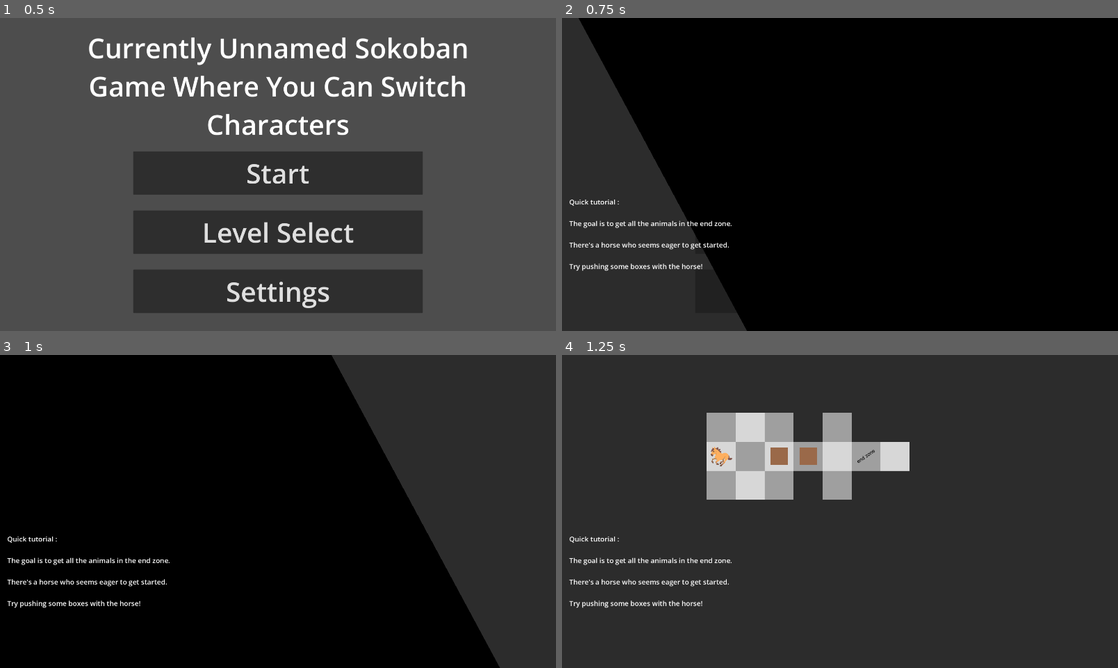
Above: before the commit, frames 1-4 (two rows, left to right).
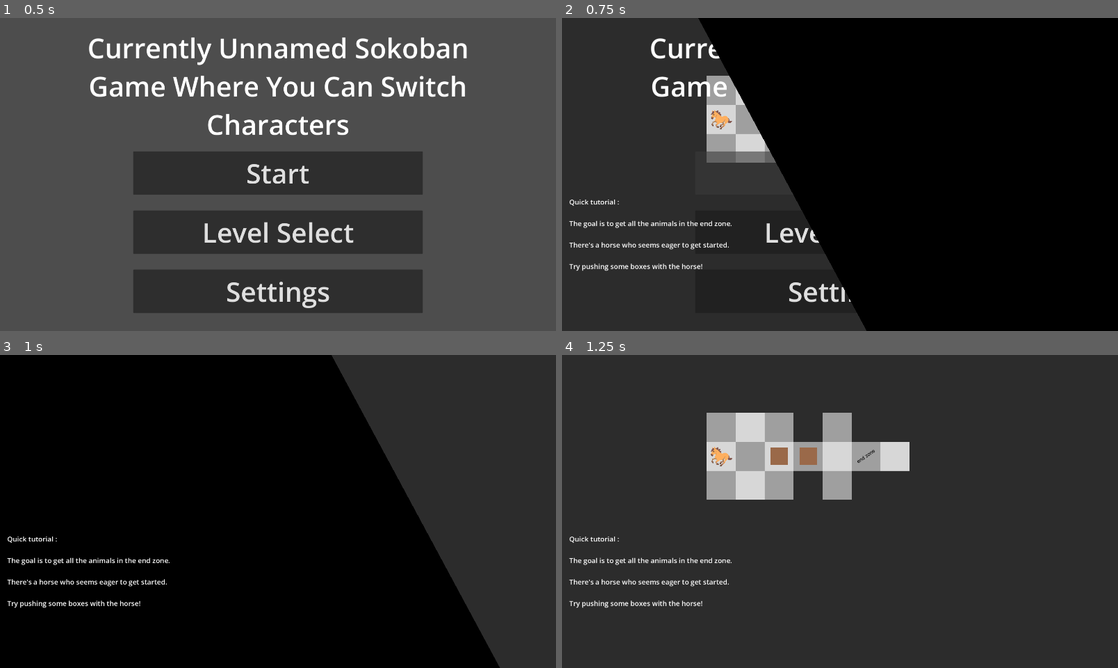
Above: after the commit, the same moments.

Repository: somestufz/GDS-Game-Jam-Repo
Game: Godot game, scene res://scenes/main/game.tscn
The game is run twice, just before and just after one commit, with the same random seed, the same clock (stepped at 60 frames per second) and the same inputs.
Inputs:
- Up to frame 1 (0.5 s): no input
- Up to frame 2 (0.75 s): click "Start" at 0.5 s
- Up to frame 3 (1 s): no input
- Up to frame 4 (1.25 s): no input

Frame 1 is identical in both runs. In frame 2, 21% of the frame differs, in the area x 3-55%, y 0-100%; in frame 3, nothing differs; in frame 4, nothing differs.

Commit message:
Fixed the transition animation, it looks a lot better now lmao

Diff:
--- a/Main/Sokoban/scenes/UI/ui.tscn
+++ b/Main/Sokoban/scenes/UI/ui.tscn
@@ -41,7 +41,7 @@
 "times": PackedFloat32Array(0, 0.3),
 "transitions": PackedFloat32Array(1, 1),
 "update": 0,
-"values": [Vector2(31, -553), Vector2(-1663, -553)]
+"values": [Vector2(961, -553), Vector2(-1663, -553)]
 }
 
 [sub_resource type="Animation" id="Animation_vb61p"]
